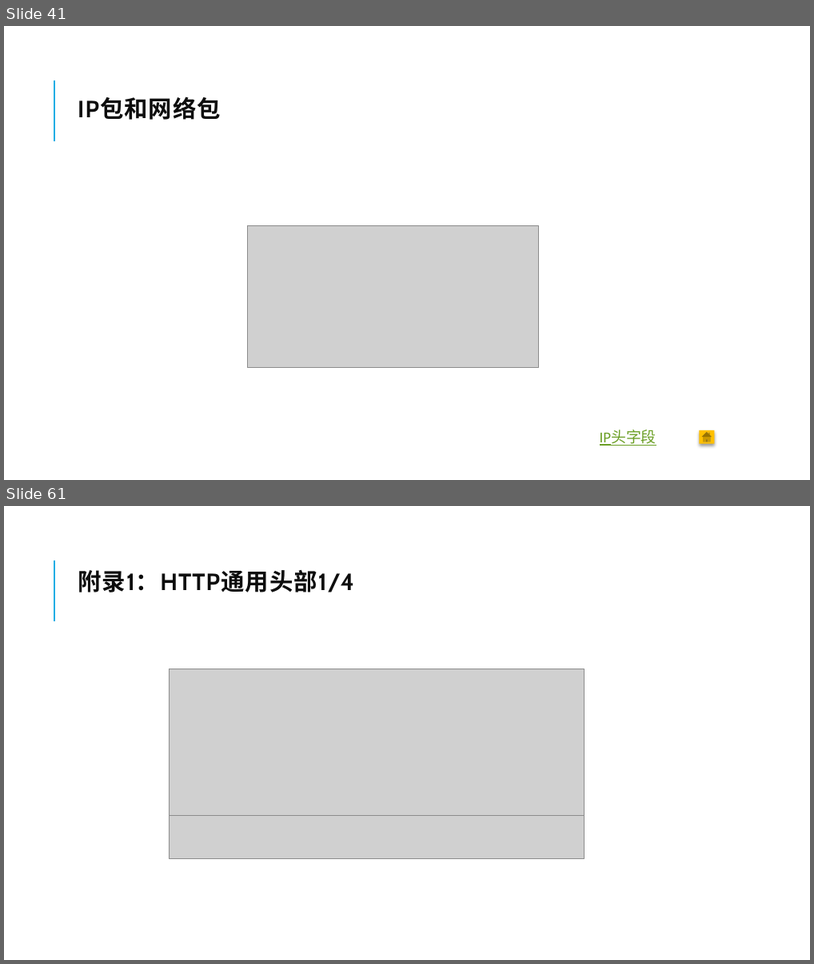
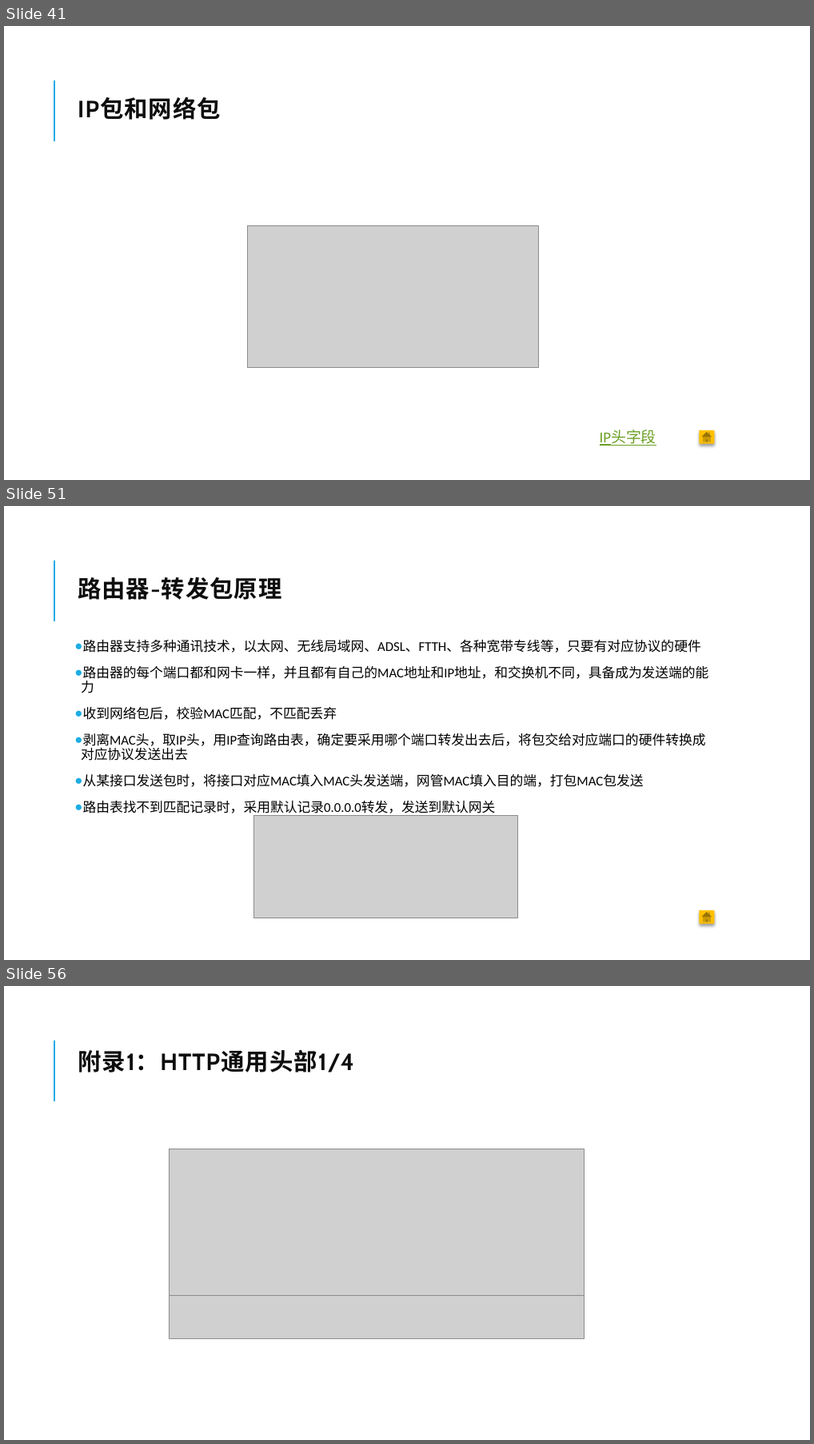
Before and after one commit to sleepingWhiteFish/CAGST, a slide deck: 网络是怎样连接的.pptx. Shown one above the other, each under a label of ours: slides 41 and 61 before the commit, slides 41, 51 and 56 after it; the slides between them are not shown. The pictures are 814x964 and 814x1444 pixels, drawn with LibreOffice and Linux fonts; fonts in the diff are those of the drawing; grey boxes stand for pictures. Boxes give left, top, right and bottom in pixels: in the first picture for what was removed or moved away, otherwise in the second. Text is boxed around its words. In the diff, an @@ line names an element or a change of style, - is before the commit and + after.

```diff
--- a/网络是怎样连接的.pptx
+++ b/网络是怎样连接的.pptx
@@ slide 51 added at bbox=[4, 506, 810, 960], background #FFFFFF; not listed: 1 template element that a slide beside it also shows @@
@@ title added at bbox=[78, 577, 282, 600], 28 pt, text #0D0D0D, bold @@
+路由器-转发包原理
@@ text added at bbox=[81, 640, 710, 816], 16 pt, text #000000 @@
+● 路由器支持多种通讯技术，以太网、无线局域网、ADSL、FTTH、各种宽带专线等，只要有对应协议的硬件
+● 路由器的每个端口都和网卡一样，并且都有自己的MAC地址和IP地址，和交换机不同，具备成为发送端的能力
+● 收到网络包后，校验MAC匹配，不匹配丢弃
+● 剥离MAC头，取IP头，用IP查询路由表，确定要采用哪个端口转发出去后，将包交给对应端口的硬件转换成对应协议发送出去
+● 从某接口发送包时，将接口对应MAC填入MAC头发送端，网管MAC填入目的端，打包MAC包发送
+● 路由表找不到匹配记录时，采用默认记录0.0.0.0转发，发送到默认网关
@@ picture added at bbox=[254, 815, 518, 918] @@
@@ action button home added at bbox=[700, 910, 715, 924], fill #FFC000 @@
@@ what was slide 61 is now slide 56 @@
```
Also in this commit, not shown: 22 slides changed, 5 other slides added, 11 slides removed.
